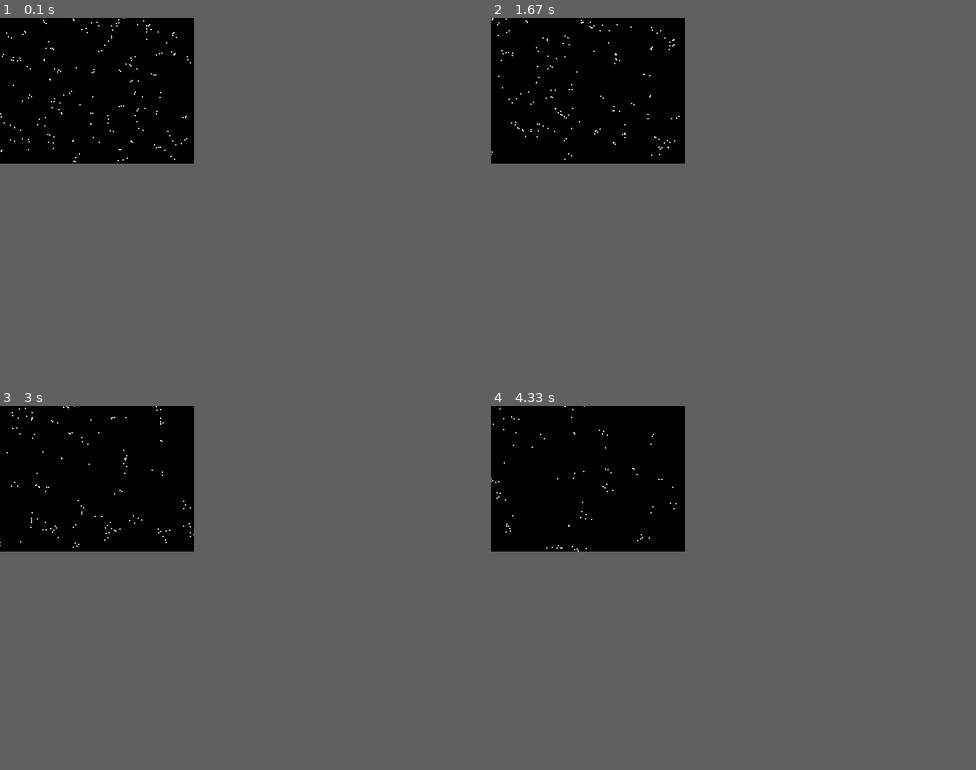
Above: before the commit, frames 1-4 (two rows, left to right).
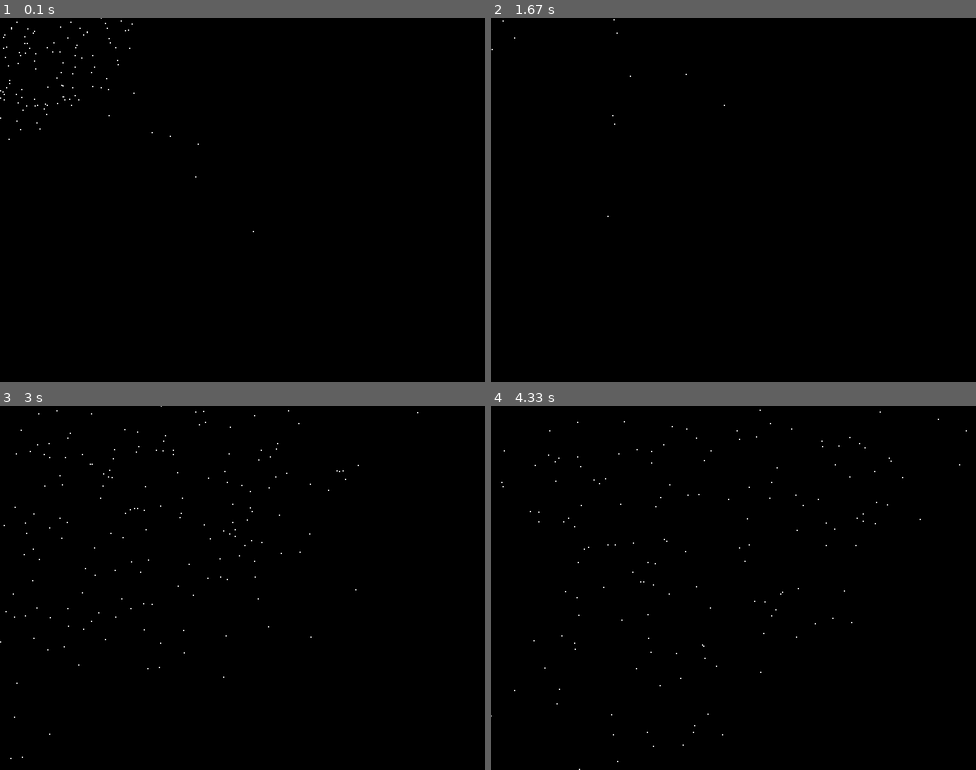
Above: after the commit, the same moments.

Repository: JonKramme/python-pygame-boids
Game: pygame game, started from main.py
Two runs of this game, one before a commit and one after it. Both use one fixed random seed, a clock stepped at 60 frames per second and the inputs below.
Inputs:
- Up to frame 1 (0.1 s): no input
- Up to frame 2 (1.67 s): no input
- Up to frame 3 (3 s): no input
- Up to frame 4 (4.33 s): no input
In our replay, the window is 320x240 before the commit and 800x600 after it. These sizes can differ from the game's own. Grey fills any space a smaller window leaves; there, only what the larger window draws over its background counts as a difference.

The runs differ from the first frame. In frame 1, 0.2% of the frame differs, in the area x 0-53%, y 0-59%; in frame 2, 0.2%; in frame 3, 0.3%, in the area x 0-87%, y 0-97%; in frame 4, 0.2%.

Commit message:
added Tuple/Vector Addition function

Diff:
--- a/main.py
+++ b/main.py
@@ -1,71 +1,84 @@
 import random
 import sys, pygame
 
-#Reference: http://www.kfish.org/boids/pseudocode.html
+
+# Reference: http://www.kfish.org/boids/pseudocode.html
 
 class Boid():
     def __init__(self, pos):
         self.position = pos
-        self.velocity = (0, 0)
+        self.velocity = (random.randint(-1, 1), random.randint(-1, 1))
         self.protectedRange = 2
         self.viewRange = 20
         self.coherenceFactor = 100
 
-    def draw(self,screen,debug="off"):
-        print(self.position)
-        pygame.draw.circle(screen, (255, 255, 255), tuple(map(int,self.position)), 1)
+    def draw(self, screen, debug="off"):
+        # print(self.position)
+        pygame.draw.circle(screen, (255, 255, 255), tuple(map(int, self.position)), 1)
         if debug == "view":
-            pygame.draw.circle(screen, (255, 0, 0), tuple(map(int,self.position)), self.viewRange)
+            pygame.draw.circle(screen, (255, 0, 0), tuple(map(int, self.position)), self.viewRange)
         if debug == "protected":
-            pygame.draw.circle(screen, (255, 0, 0), tuple(map(int,self.position)), self.protectedRange)
+            pygame.draw.circle(screen, (255, 0, 0), tuple(map(int, self.position)), self.protectedRange)
 
     def move(self, allBoids):
-        visibleBoids =  self.findVisibleBoids(allBoids)
+        visibleBoids = self.findVisibleBoids(allBoids)
         tooCloseBoids = self.findTooCloseBoids(visibleBoids)
         v1 = self.coherence(visibleBoids)
-        self.velocity = (self.velocity[0]+v1[0],self.velocity[1]+v1[1])# + self.separation(tooCloseBoids) + self.alignment(visibleBoids)
-        self.position = (self.position[0]+self.velocity[0],self.position[1]+self.velocity[1])
+        self.velocity = (self.velocity[0] + v1[0],
+                         self.velocity[1] + v1[1])  # + self.separation(tooCloseBoids) + self.alignment(visibleBoids)
+        self.position = (self.position[0] + self.velocity[0], self.position[1] + self.velocity[1])
 
-    def coherence(self,visibleBoids):
-        percievedCenter = [0,0]
+    def coherence(self, visibleBoids):
+        # Calculate the center position of all "visible" boids except this one, calculate direction vector
+        # towards that point and scale it by the coherence Factor. Then return it
+        percievedCenter = [0, 0]
         for boid in visibleBoids:
-            percievedCenter[0] += boid.position[0]
-            percievedCenter[1]+= boid.position[1]
-        if len(visibleBoids)> 0:
+            percievedCenter = self.addVector3(percievedCenter, boid.position)
+        if len(visibleBoids) > 0:
             percievedCenter = [x / len(visibleBoids) for x in percievedCenter]
-
-        percievedCenter[0]-=self.position[0]
-        percievedCenter[1]-=self.position[1]
+        percievedCenter = self.subVector3(percievedCenter, self.position)
         percievedCenter = [x / self.coherenceFactor for x in percievedCenter]
         return tuple(percievedCenter)
 
-    def separation(self,tooCloseBoids):
+    def addVector3(self, v1, v2, *args):
+        vecList = [v1, v2, *args]
+        vec = (0, 0)
+        for x in vecList:
+            vec = tuple(map(lambda i, j: i + j, vec, x))
+        return vec
+
+    def subVector3(self, v1, v2, *args):
+        vecList = [v1, v2, *args]
+        vec = (0, 0)
+        for x in vecList:
+            vec = tuple(map(lambda i, j: i - j, vec, x))
+        return vec
+
+    def separation(self, tooCloseBoids):
         pass
 
-    def alignment(self,visibleBoids):
+    def alignment(self, visibleBoids):
         pass
 
-    def findVisibleBoids(self,allBoids):
+    def findVisibleBoids(self, allBoids):
         boidlist = allBoids.copy()
         boidlist.remove(self)
-        return [boid for boid in boidlist if (abs(boid.position[0]-self.position[0]) + abs(boid.position[1]-self.position[1])) <= self.viewRange]
+        return [boid for boid in boidlist if
+                (abs(boid.position[0] - self.position[0] + boid.position[1] - self.position[1])) <= self.viewRange]
 
-
-    def findTooCloseBoids(self,allBoids):
-        boidlist = allBoids.copy() #No need to remove self as we only pass the visible boids to this function
-        return [boid for boid in boidlist if (abs(boid.position[0]-self.position[0]) + abs(boid.position[1]-self.position[1])) <= self.protectedRange]
-
+    def findTooCloseBoids(self, allBoids):
+        boidlist = allBoids.copy()  # No need to remove self as we only pass the visible boids to this function
+        return [boid for boid in boidlist if (abs(boid.position[0] - self.position[0]) + abs(
+            boid.position[1] - self.position[1])) <= self.protectedRange]
 
 
 def BoidSimulation(count):
-
-    size = width, height = 320, 240
+    size = width, height = 800, 600
     boids = [Boid((random.randint(0, width), random.randint(0, height))) for x in range(count)]
     pygame.init()
     black = 0, 0, 0
 
     screen = pygame.display.set_mode(size)
-
 
     while 1:
         for event in pygame.event.get():
@@ -78,5 +91,6 @@
 
         pygame.display.flip()
 
+
 if __name__ == '__main__':
     BoidSimulation(200)
